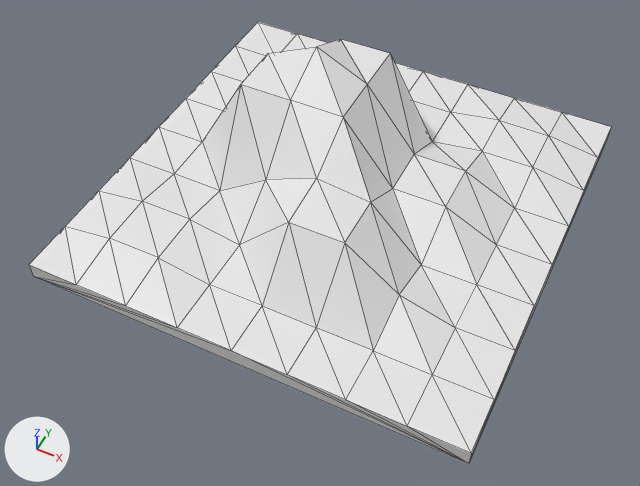
The FBX model CityBuilderRTS/CityBuilder/CityBuilder/bin/data/MountainTile.fbx as it was, and as the next commit left it.
The view is the same before and after, from a 50 mm camera at (1.21, -2.65, 2.89) aimed at (0.05, -0.31, -0.03). Every picture has the same lights, and +X, +Y and +Z are marked at lower left. Mesh edges are drawn as thin lines.
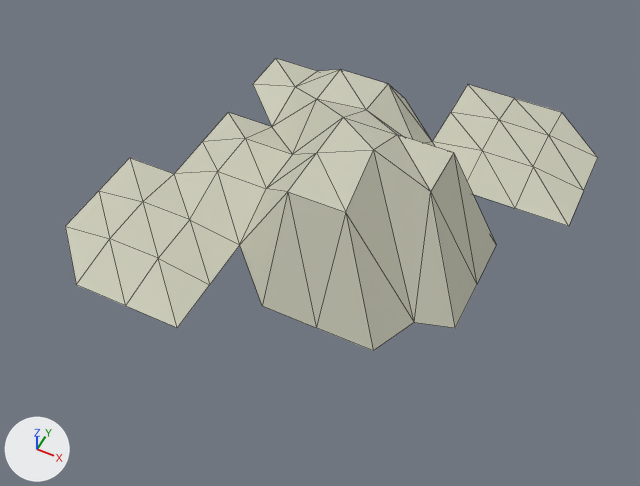
Edits to the bpy script that builds the scene:
```text
Add mat_material_001:
    mat_material_001 = principled_material('Material.001')
    mat_material_001.base_color = (0.589, 0.587, 0.473)  # light grey #cac9b7
    mat_material_001.roughness = 0.69
Change me_cube:
    used by ob_cube; location = (0.0, 0.0, 0.0)
    remove me_cube.from_pydata(...)  # 85 vertices, 166 faces; spans x -1.0..1.0, y -1.0..1.0, z -0.08..0.56
    add me_cube.from_pydata(...)  # 60 vertices, 84 faces; spans x -1.0..1.0, y -1.0..1.0, z 0.0..0.56
    me_cube part 1
    25 vertices are removed from x -1.0..1.0, y -1.0..1.0, z -0.08..0.0
    82 faces are deleted
    me_cube part 2: 84 faces spanning x -1.0..1.0, y -1.0..1.0, z 0.0..0.56 switch from no material to mat_material_001 (light grey #cacab7)
Change ob_cube:
    ob_cube.rotation_euler: (0.0, 0.0, 0.0) -> (0.0, 0.0, -3.142)  # degrees (0, 0, 0) -> degrees (0, 0, -180)
```

Changed parts and their boxes [x1, y1, x2, y2] in the pictures (640 x 486 px):
'Cube', reshaped, turned
    before: [29, 22, 611, 464]
    after: [65, 58, 598, 351]
part 1 of me_cube, deleted
    before: [29, 22, 611, 464]
part 2 of me_cube, recoloured (white to grey)
    before: [65, 39, 598, 375]
    after: [65, 58, 598, 351]
